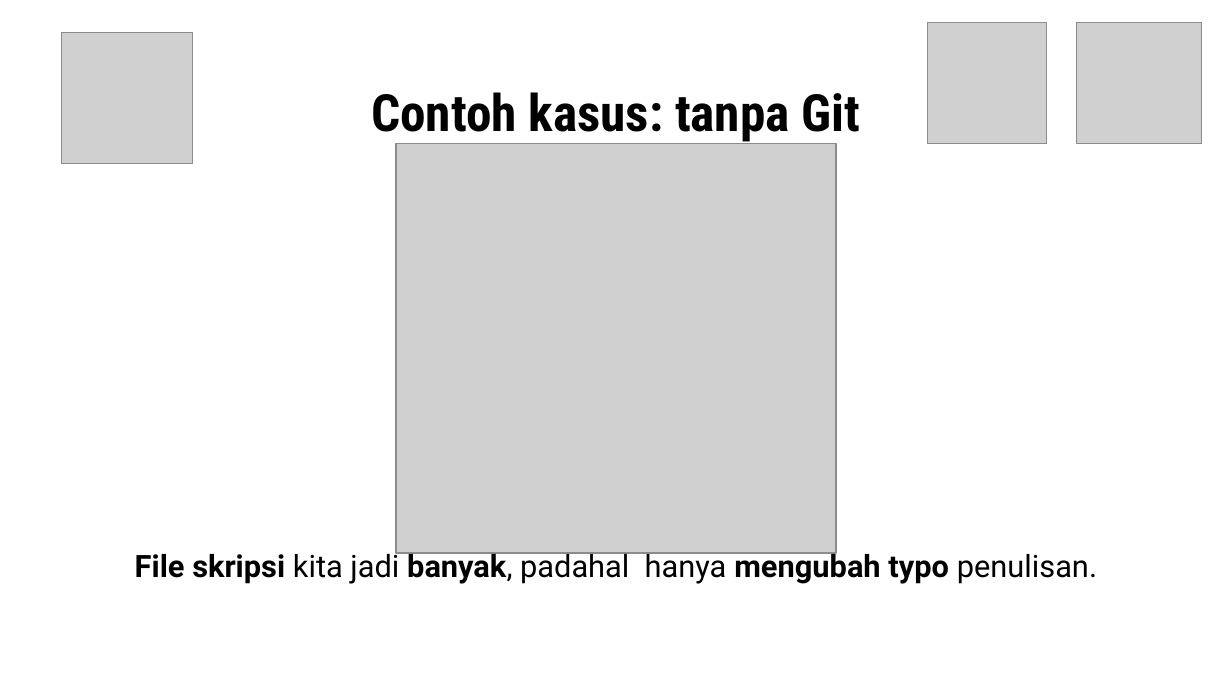
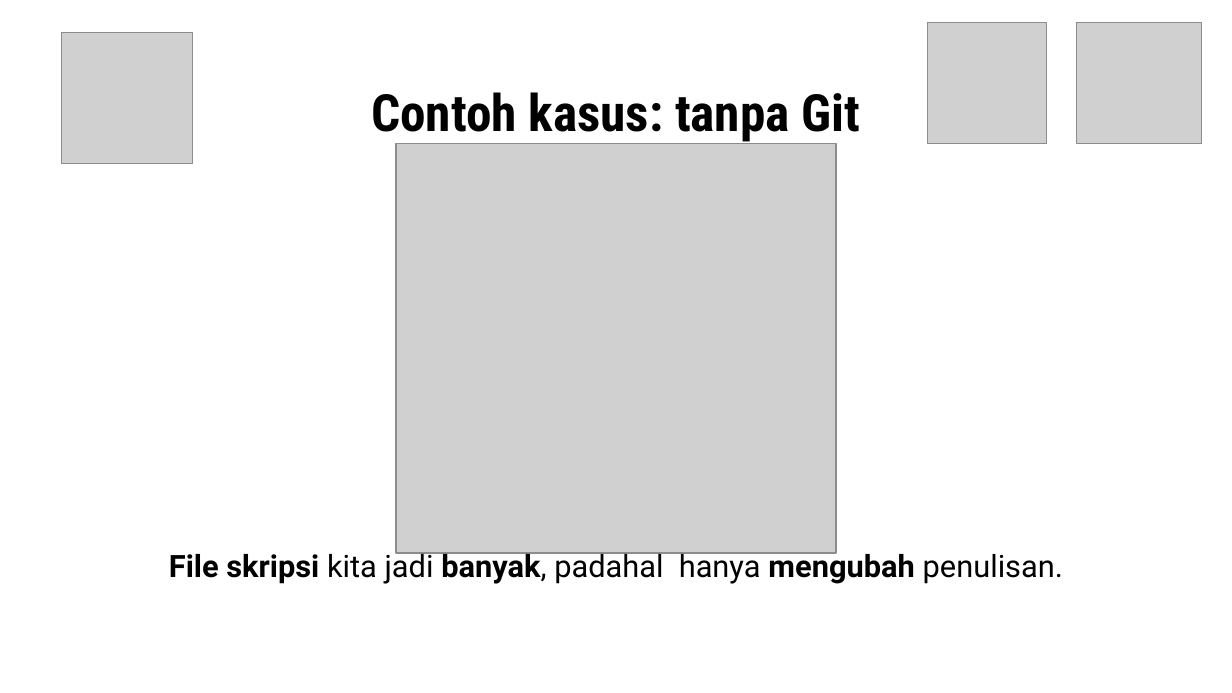
Before and after one commit to hako-975/UNPAM-File, a slide deck: slide 16 of semester 5/PKM/PPT Workshop Portofolio UNPAM.pptx (slide 14 before the commit). Drawn at 1232x693 pixels with LibreOffice and Linux fonts; fonts in the diff are those of the drawing; grey boxes stand for pictures. Boxes give left, top, right and bottom in pixels: in the first picture for what was removed or moved away, otherwise in the second. Text is boxed around its words. In the diff, an @@ line names an element or a change of style, - is before the commit and + after.

```diff
--- a/semester 5/PKM/PPT Workshop Portofolio UNPAM.pptx
+++ b/semester 5/PKM/PPT Workshop Portofolio UNPAM.pptx
@@ text at (169, 549, 1063, 584): text changed @@
-File skripsi kita jadi banyak, padahal hanya mengubah typo penulisan.
+File skripsi kita jadi banyak, padahal hanya mengubah penulisan.
```
Also in this commit, not shown: 4 other slides changed, 2 slides added, 8 other files.
